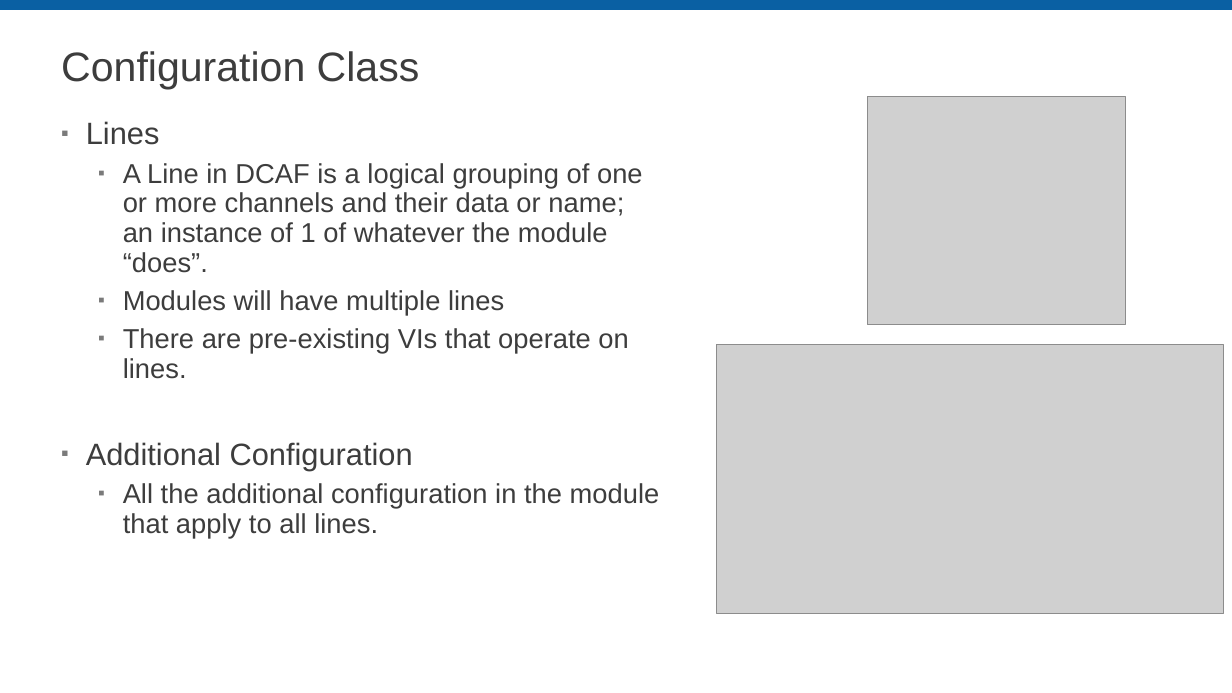
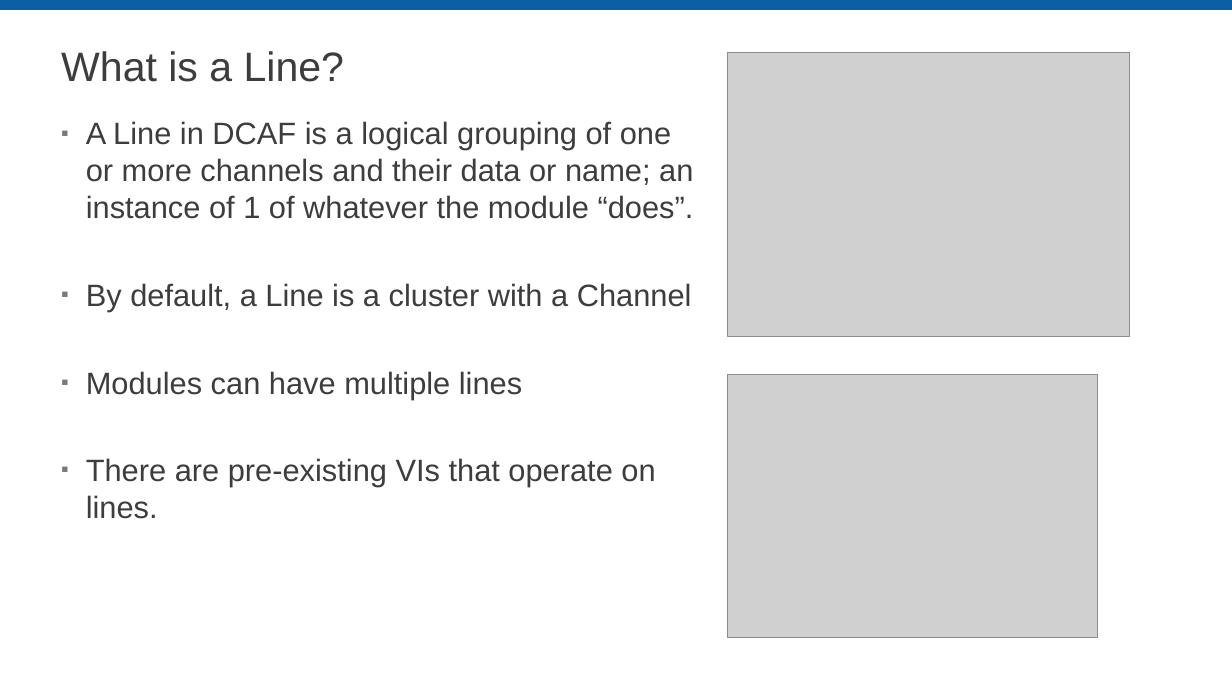
Before and after one commit to LabVIEW-DCAF/Documentation, a slide deck: slide 10 of Trunk/Getting Started Material/DCAF Training/7 Dynamic Modules.pptx (slide 9 before the commit). Drawn at 1232x693 pixels with LibreOffice and Linux fonts; fonts in the diff are those of the drawing; grey boxes stand for pictures; background and template pictures are left out. Boxes give left, top, right and bottom in pixels: in the first picture for what was removed or moved away, otherwise in the second. Text is boxed around its words. In the diff, an @@ line names an element or a change of style, - is before the commit and + after.

Commit message:
-Separated Presentation into four sections:  1. What is a dynamic module and how to create it. What classes it contains.  2. Modifying the Configuration Class:   a. Added more details in what a Line is. Provided exercises for the students to learn this concept better.   b. Added details related to the names Lines must have.   c. Added more context into why to string and from string are needed. Explain how wrap data.vi and unwrap data.vi work and can be used for this purpose.   d. Added slide to show how the Configuration Class can be tested.  3. Modifying Runtime Class:   a. Explained and provided examples for private data, init.vi, input.vi, output.vi process.vi and close.vi.   b. Added slide to show how the Runtime Class can be tested and an example.  4. Modifying Editor Node Class:   a. Contents of private data.   b. Default Main Editor UI behavior.  How it can be modified to add parameters.   c. Better explain how to Define Columns and their specific behavior.   d. Explain main steps to add new lines. -Added time required for each of the exercises. -Added quiz and reference to dev guide at the end.

```diff
--- a/Trunk/Getting Started Material/DCAF Training/7 Dynamic Modules.pptx
+++ b/Trunk/Getting Started Material/DCAF Training/7 Dynamic Modules.pptx
@@ title at [61,51,344,82]: text changed @@
-Configuration Class
+What is a Line?
@@ picture: place and size @@
-picture at [868,97,1126,325]
+picture at [727,53,1129,336]
@@ text at [86,121,160,145]: paragraph removed @@
-▪ Lines
@@ text at [86,121,694,519]: size 21.3 to 24 pt in "A Line in DCAF is a logical ...", "There are pre-existing VIs that operate on ..."; list level 2 to 1 in "A Line in DCAF is ..."; line spacing 0.9 to 1; list level 2 to 1 in "There are pre-existing VIs that ..." @@
@@ text at [86,283,692,399]: text changed; size 21.3 to 24 pt @@
-  ▪ Modules will have multiple lines
+▪ By default, a Line is a cluster with a Channel
+▪ Modules can have multiple lines
@@ picture: place and size @@
-picture at [716,345,1224,614]
+picture at [727,375,1098,638]
@@ text at [86,442,660,538]: paragraphs removed @@
-▪ Additional Configuration
-  ▪ All the additional configuration in the module that apply to all lines.
```
Also in this commit, not shown: 13 other slides changed, 36 slides added, 14 slides removed.
